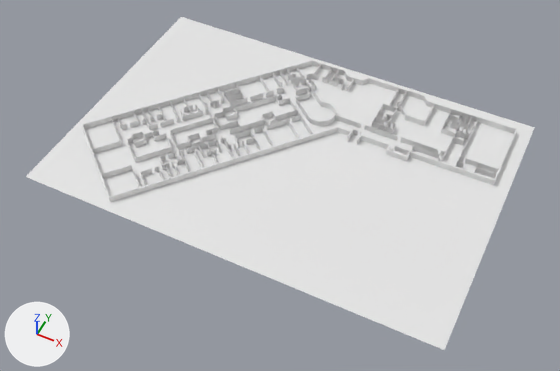
One commit to the COLLADA model urdf_dummy/worlds/giga_mini_map.dae: the scene before it, then after it.
The view is the same before and after, from a camera (50 mm lens) standing at (39.8, -121.4, 122.2) and looking at (-11.0, -19.6, -5.0). The lights are fixed; the arrows at lower left show +X, +Y and +Z. Where no turn or scale is listed for an object, it has been applied to the vertices.
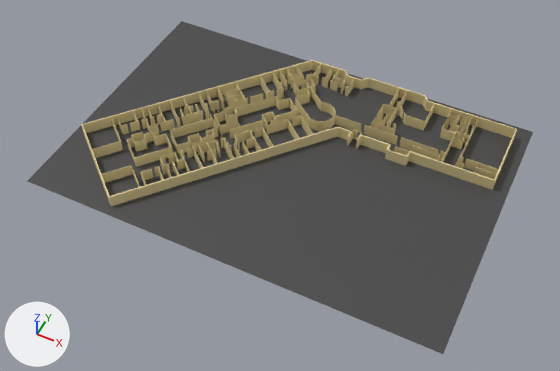
The newer file is also turned or shifted as a whole; pictures and numbers use the older file's frame.

Changed parts and their boxes [x1, y1, x2, y2] in the pictures (560 x 371 px):
'Plane.001', recoloured, moved
    before: [26, 17, 535, 350]
    after: [28, 21, 533, 354]
'Plane', recoloured
    both: [81, 60, 517, 206]

The edits, one by one:
Material 'Material.002' (mat_material_002) is new.
Its base color is (0.8, 0.67, 0.341) (beige #e7d69e).
Material 'Material.001' (mat_material_001) is new.
Its base color is (0.0617, 0.0617, 0.0617) (dark grey #464646).
me_plane_001 has 4 vertices, 2 faces and spans x -46.6..46.6, y -31.7..31.7, z 0.0.
me_plane_001 now uses material mat_material_001 (dark grey #464646).
me_plane has 3258 vertices, 6494 faces and spans x -56.5..31.3, y -43.5..15.5, z -1.5..1.5.
me_plane now uses material mat_material_002 (beige #e7d69e).
Object 'Plane.001' (ob_plane_001) moves from (-12.0, -13.9, 0.0) to (-12.0, -13.9, -1.4).
